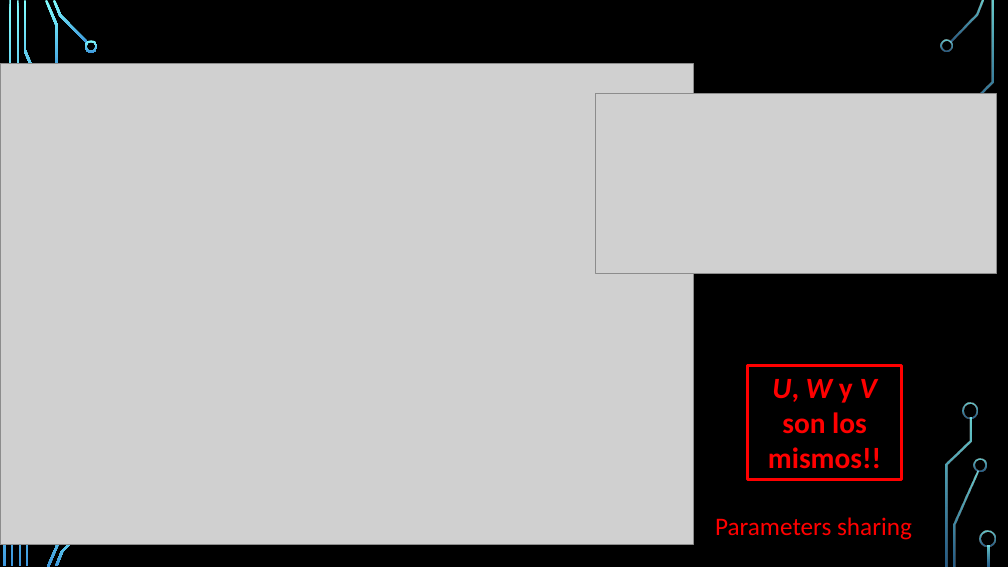
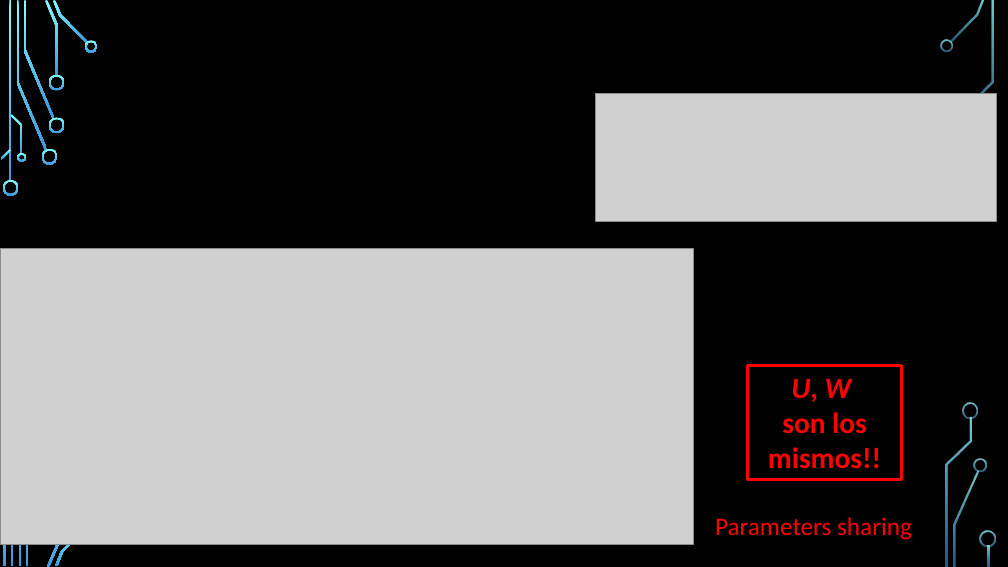
Before and after one commit to FIUBA-Posgrado-Inteligencia-Artificial/aprendizaje_profundo, a slide deck: slide 5 of clase_6/teoria/RNN.E2.pptx. Drawn at 1008x567 pixels with LibreOffice and Linux fonts; fonts in the diff are those of the drawing; grey boxes stand for pictures; background and template pictures are left out. Boxes give left, top, right and bottom in pixels: in the first picture for what was removed or moved away, otherwise in the second. Text is boxed around its words. In the diff, an @@ line names an element or a change of style, - is before the commit and + after.

```diff
--- a/clase_6/teoria/RNN.E2.pptx
+++ b/clase_6/teoria/RNN.E2.pptx
@@ picture: place and size @@
-picture at [596, 94, 997, 274]
+picture at [596, 94, 997, 222]
@@ group added at [3, 75, 64, 196]: 6 freeform shapes @@
@@ picture: place and size @@
-picture at [0, 64, 693, 544]
+picture at [0, 249, 693, 545]
@@ text in rectangle at [768, 379, 881, 469]: text changed @@
-U, W y V son los mismos!!
+U, W
+son los mismos!!
```
Also in this commit, not shown: 1 other slide changed, 6 other files.
